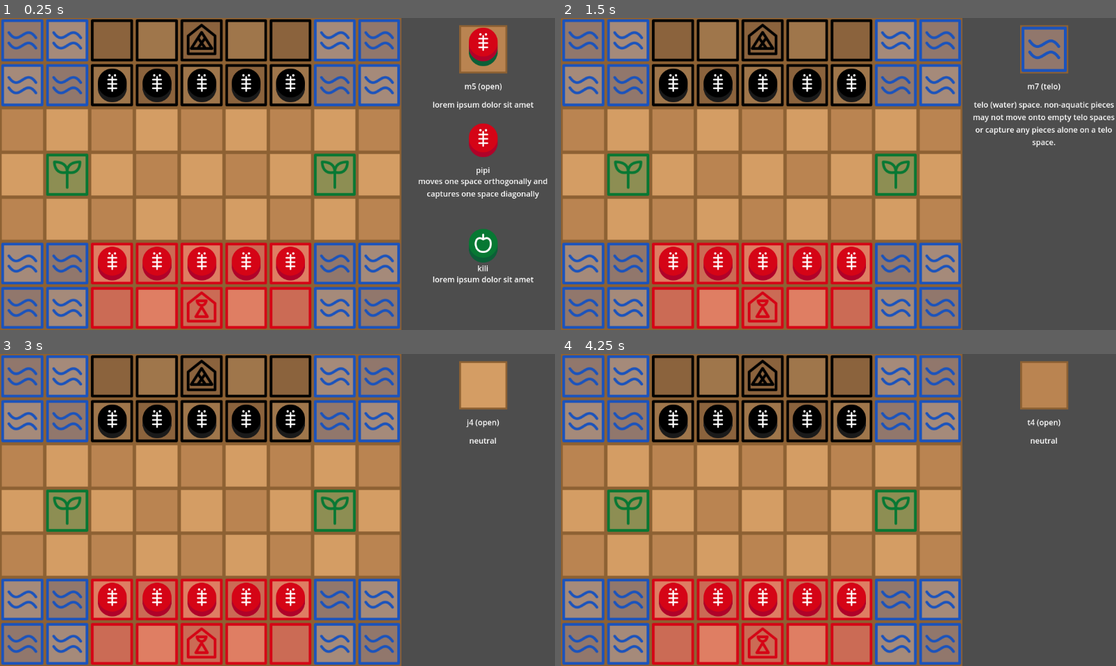
Above: before the commit, frames 1-4 (two rows, left to right).
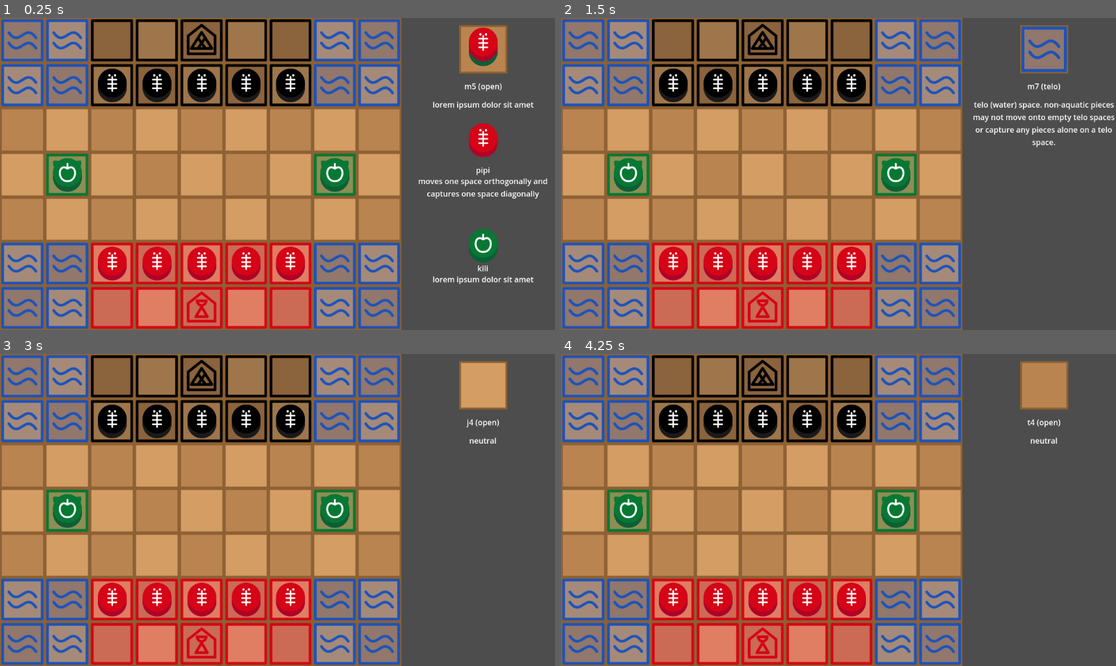
Above: after the commit, the same moments.

Repository: musi-soweli/MusiSoweli
Game: Godot game, scene res://test.tscn
The game is run twice, just before and just after one commit, with the same random seed, the same clock (stepped at 60 frames per second) and the same inputs. The project has no main scene, so this scene is started directly.
Inputs (mouse positions are in pixels of both pictures, inside the frame that each line leads up to):
- Up to frame 1 (0.25 s): no input
- Up to frame 2 (1.5 s): click (583, 39) at 0.52 s; click (583, 39) at 1.27 s
- Up to frame 3 (3 s): click (22, 375) at 2.02 s; tap Enter at 2.75 s; move the mouse to (399, 494) at 2.77 s
- Up to frame 4 (4.25 s): tap Space at 3.5 s; move the mouse to (727, 525) at 3.52 s

The runs differ from the first frame. In frame 1, 0.8% of the frame differs, in the area x 9-63%, y 44-56%; in frame 2, 0.8%; in frame 3, 0.8%; in frame 4, 0.8%.

Commit message:
kili replacement and stacking fix

Diff:
--- a/Scripts/BoardSpace.gd
+++ b/Scripts/BoardSpace.gd
@@ -23,18 +23,18 @@
 		spaces.append(board_state.spaces[row+1][column])
 	if column > 0:
 		spaces.append(board_state.spaces[row][column-1])
-	if column < len(board_state.spaces[row])+1:
+	if column < len(board_state.spaces[row])-1:
 		spaces.append(board_state.spaces[row][column+1])
 	return spaces
 func get_diagonal_spaces() -> Array[BoardSpace]:
 	var spaces : Array[BoardSpace] = []
 	if row > 0 and column > 0:
 		spaces.append(board_state.spaces[row-1][column-1])
-	if row > 0 and column < len(board_state.spaces[row])+1:
+	if row > 0 and column < len(board_state.spaces[row])-1:
 		spaces.append(board_state.spaces[row-1][column+1])
 	if row < len(board_state.spaces)-1 and column > 0:
 		spaces.append(board_state.spaces[row+1][column-1])
-	if row < len(board_state.spaces)-1 and column < len(board_state.spaces[row])+1:
+	if row < len(board_state.spaces)-1 and column < len(board_state.spaces[row])-1:
 		spaces.append(board_state.spaces[row+1][column+1])
 	return spaces
 func get_copy(_board_state) -> BoardSpace:
--- a/Scripts/BoardState.gd
+++ b/Scripts/BoardState.gd
@@ -1,5 +1,8 @@
 class_name BoardState
 var spaces : Array
+var kasi_spaces : Array[BoardSpace] = []
+var kili_amounts : Array[int] = []
+@export var kili_amount : int = 4
 var orientation : int
 var turn : int
 static var default_types = [[SpaceType.TELO, SpaceType.TELO, SpaceType.PIMEJA, SpaceType.PIMEJA, SpaceType.TOMO_PIMEJA, SpaceType.PIMEJA, SpaceType.PIMEJA, SpaceType.TELO, SpaceType.TELO],
@@ -25,15 +28,24 @@
 			if r == 1 or r == 5:
 				if c > 1 and c < 7:
 					pieces = [Pipi.new(new_space, 2 if r == 1 else 1)]
+			if default_types[r][c] == SpaceType.KASI:
+				pieces = [Kili.new(new_space)]
+				state.kili_amounts.append(state.kili_amount-1)
+				state.kasi_spaces.append(new_space)
 			new_space.pieces = pieces
 			new_spaces[r].append(new_space)
 	state.spaces = new_spaces
 	return state
-static func from(board_state : BoardState) -> BoardState:
+static func from(board_state : BoardState) -> BoardState:#TODO: There has to be a better way of doing this with deep copies this feel so inefficient
 	var new_board = BoardState.new(board_state.orientation, board_state.turn)
 	new_board.spaces = []
 	for r in range(len(board_state.spaces)):
 		new_board.spaces.append([])
 		for c in range(len(board_state.spaces[r])):
 			new_board.spaces[r].append(board_state.spaces[r][c].get_copy(new_board))
+	for k in range(len(board_state.kili_amounts)):
+		new_board.kili_amounts.append(board_state.kili_amounts[k])
+		var k_space = board_state.kasi_spaces[k]
+		new_board.kasi_spaces.append(new_board.spaces[k_space.row][k_space.column])
+	new_board.kili_amount = board_state.kili_amount
 	return new_board
--- a/Scripts/KasiSpaceType.gd
+++ b/Scripts/KasiSpaceType.gd
@@ -1,3 +1,4 @@
 class_name KasiSpaceType extends SpaceType
 func get_description(board_space : BoardSpace):
-	return description + "3/5 kili remain."
+	var k = board_space.board_state.kasi_spaces.find(board_space)
+	return str(board_space.board_state.kili_amounts[k]) + "/" + str(board_space.board_state.kili_amount) + " kili remain. \n" + description
--- a/Scripts/MovementAction.gd
+++ b/Scripts/MovementAction.gd
@@ -18,4 +18,9 @@
 	if carries:
 		new_state.spaces[new_position.row][new_position.column].pieces.append(new_state.spaces[old_position.row][old_position.column].pieces.pop_back())
 	new_state.spaces[new_position.row][new_position.column].pieces.append(top_piece)
+	for k in len(new_state.kasi_spaces):
+		if len(new_state.kasi_spaces[k].pieces) == 0:
+			if new_state.kili_amounts[k] > 0:
+				new_state.kasi_spaces[k].pieces.append(Kili.new(new_state.kasi_spaces[k]))
+				new_state.kili_amounts[k] -= 1
 	return new_state
--- a/Scripts/Pipi.gd
+++ b/Scripts/Pipi.gd
@@ -17,10 +17,10 @@
 		if len(pos.pieces) == 0 and not pos.type == SpaceType.TELO:
 			moves.append(MovementAction.new(position, pos, len(position.pieces) > 1, false))
 		if len(pos.pieces) == 1 and (pos.pieces[0].owner == owner or pos.pieces[0].owner == 0):
-			moves.append(MovementAction.new(position, pos, len(position.pieces) > 1, false))
+			moves.append(MovementAction.new(position, pos, false, false))
 	for pos : BoardSpace in position.get_diagonal_spaces():
 		if len(pos.pieces) > 0 and (len(pos.pieces) > 1 or not pos.type == SpaceType.TELO) and  (pos.pieces[-1].owner != owner and pos.pieces[-1].owner > 0):
-			moves.append(MovementAction.new(position, pos, len(position.pieces) > 1, true))
+			moves.append(MovementAction.new(position, pos, len(position.pieces) > 1 and len(pos.pieces) == 1, true))
 	return moves
 func get_copy(board_space : BoardSpace) -> GamePiece:
 	return Pipi.new(board_space, owner)
